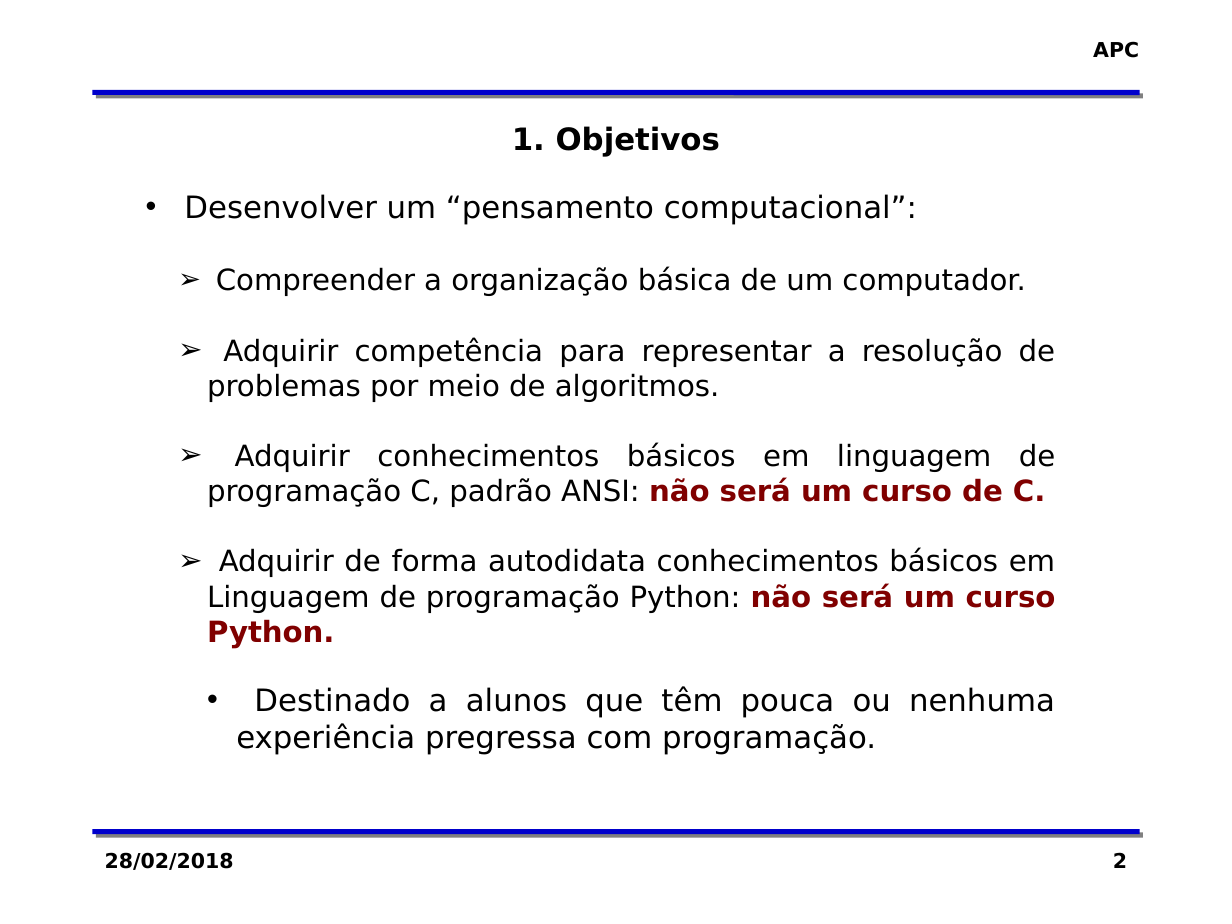
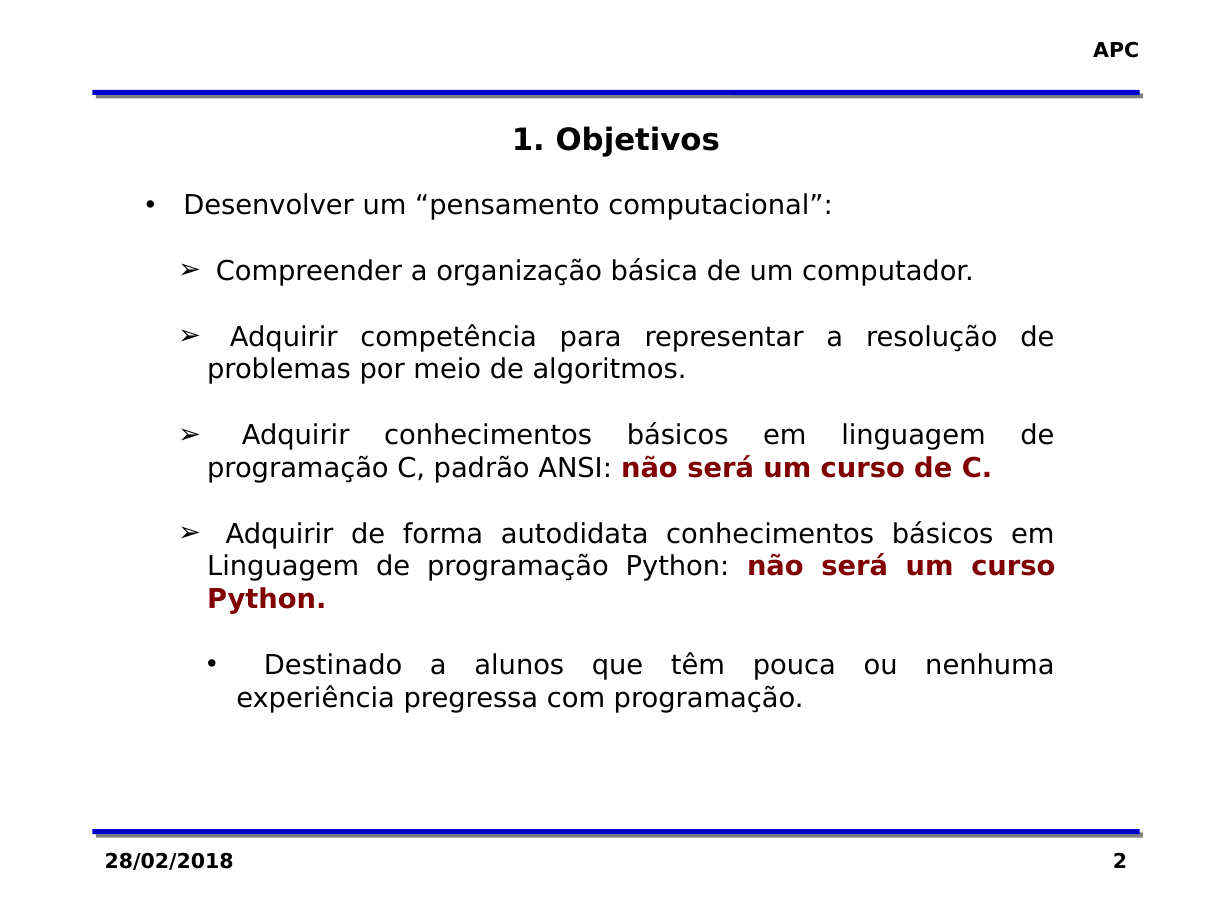
Before and after one commit to zaghetto/Algoritmos, a slide deck: slide 2 of MÓDULOS DE AULA/Módulo 00 - Apresentação da Disciplina_GERAL.pptx. Drawn at 1232x924 pixels with LibreOffice and Linux fonts; fonts in the diff are those of the drawing; background and template pictures are left out. Boxes give left, top, right and bottom in pixels: in the first picture for what was removed or moved away, otherwise in the second. Text is boxed around its words. In the diff, an @@ line names an element or a change of style, - is before the commit and + after.

```diff
--- a/MÓDULOS DE AULA/Módulo 00 - Apresentação da Disciplina_GERAL.pptx
+++ b/MÓDULOS DE AULA/Módulo 00 - Apresentação da Disciplina_GERAL.pptx
@@ text "Desenvolver um “pensamento computacional”:" at [183, 193, 1055, 713]: size 18 to 16 pt in "Desenvolver um “pensamento computacional”:", "Destinado a alunos que têm pouca ou ..."; size 17.1 to 16 pt in "Compreender a organização básica de um computador.", "Adquirir competência para representar a resolução de ...", "Adquirir conhecimentos básicos em linguagem de programação ...", "Adquirir de forma autodidata conhecimentos básicos em ..." @@
```
Also in this commit, not shown: 6 other slides changed, 2 slides removed.
